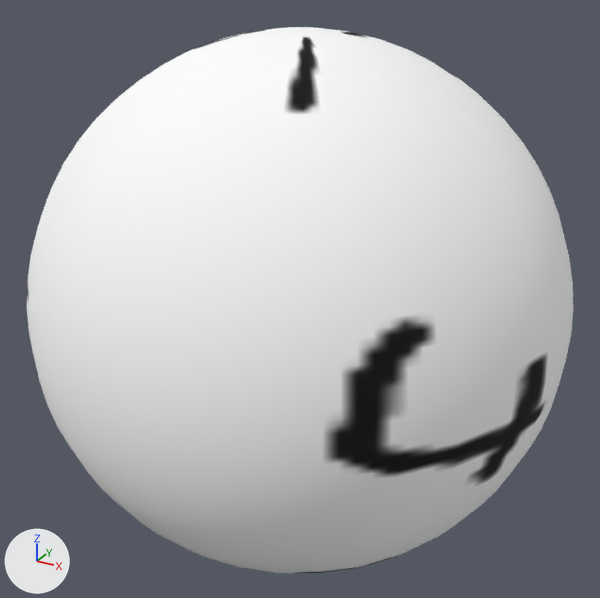
The OBJ model GLApp/assets/Models/sphere/sphere.obj as it was, and as the next commit left it.
Camera for both pictures: a camera (50 mm lens) standing at (1.414, -2.572, 1.292) and looking at (-0.001, 0.002, 0.005). Every picture has the same lights, and +X, +Y and +Z are marked at lower left. Where no turn or scale is listed for an object, it has been applied to the vertices.
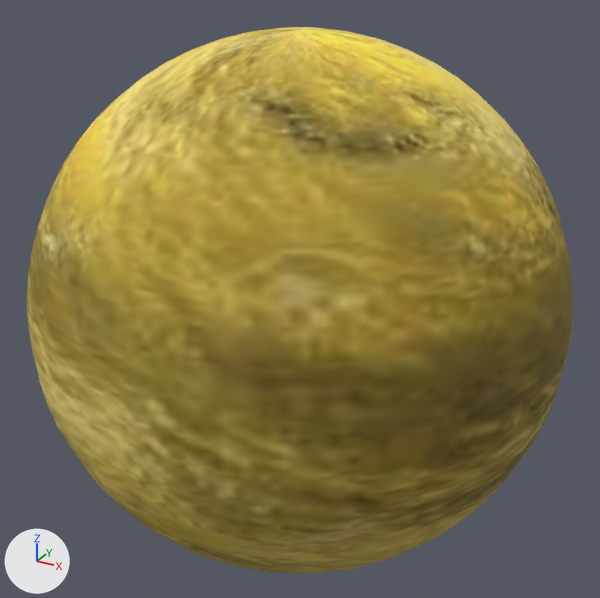
Boxes [x1, y1, x2, y2] around the edits, measured in the pictures (600 x 598 px):
'Sphere', recoloured (white to yellow)
    both: [27, 27, 573, 573]

The change in detail:
Picture 'gold_diff.png' (img_gold_diff_png) is new.
Material 'Gold' (mat_gold) is new.
Uses the picture img_gold_diff_png.
Uses the picture img_sphere_nrm_png.
me_sphere has 1056 vertices, 1024 faces and spans x -1.0..1.0, y -1.0..1.0, z -1.0..1.0.
me_sphere no longer uses material mat_placeholder.
me_sphere now uses material mat_gold.
